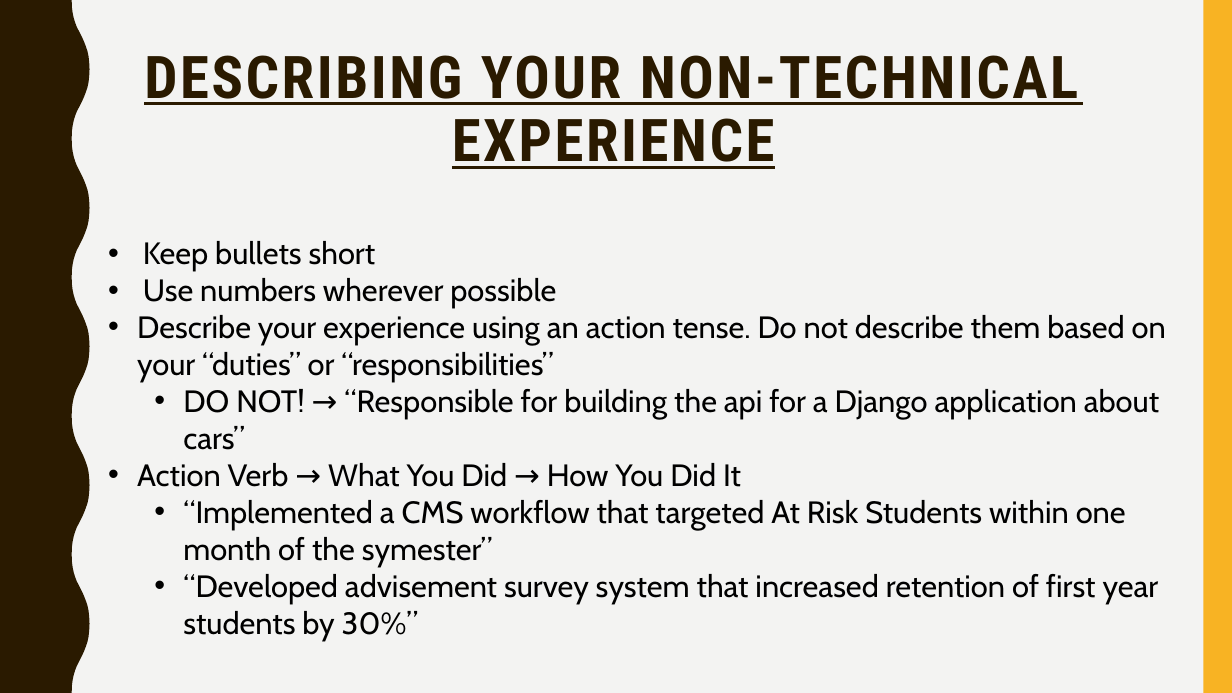
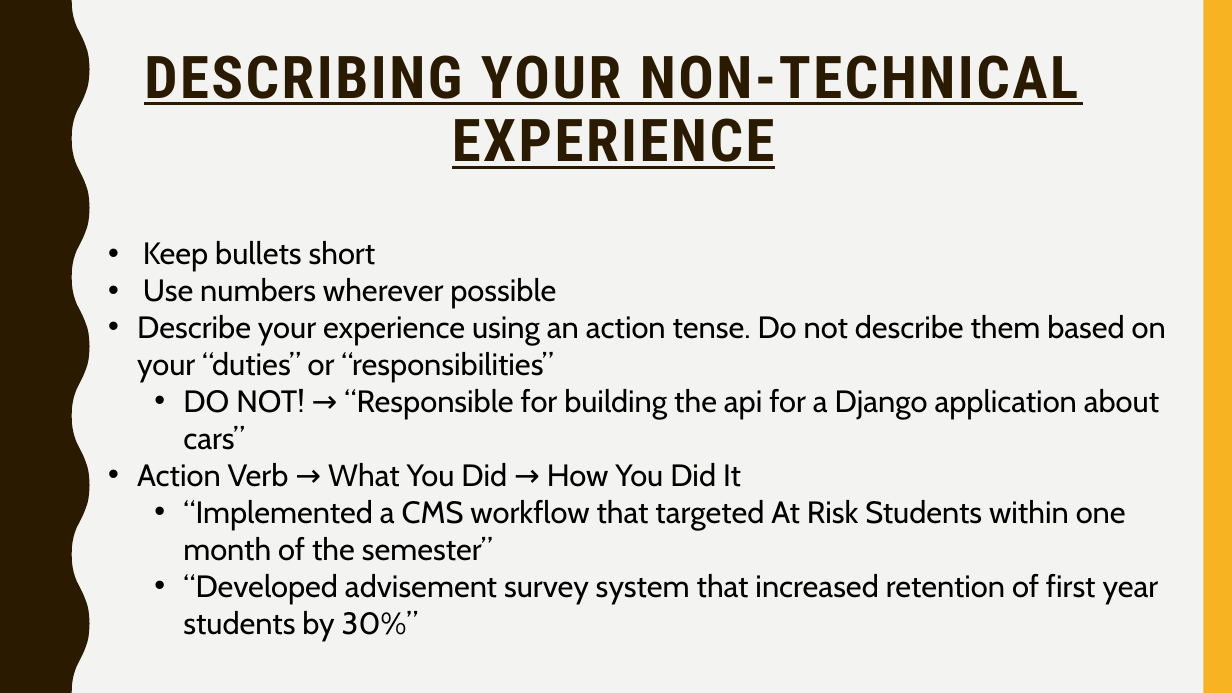
Before and after one commit to lakshmi-intechcode/jng_instr_folder, a slide deck: slide 13 of Job_Stuff/Jng_Job_Prezzie.pptx (slide 12 before the commit). Drawn at 1232x693 pixels with LibreOffice and Linux fonts; fonts in the diff are those of the drawing. Boxes give left, top, right and bottom in pixels: in the first picture for what was removed or moved away, otherwise in the second. Text is boxed around its words. In the diff, an @@ line names an element or a change of style, - is before the commit and + after.

```diff
--- a/Job_Stuff/Jng_Job_Prezzie.pptx
+++ b/Job_Stuff/Jng_Job_Prezzie.pptx
@@ text at box(183, 500, 1126, 561): text changed @@
-  • “Implemented a CMS workflow that targeted At Risk Students within one month of the symester”
+  • “Implemented a CMS workflow that targeted At Risk Students within one month of the semester”
```
Also in this commit, not shown: 5 other slides changed, 5 slides added.
